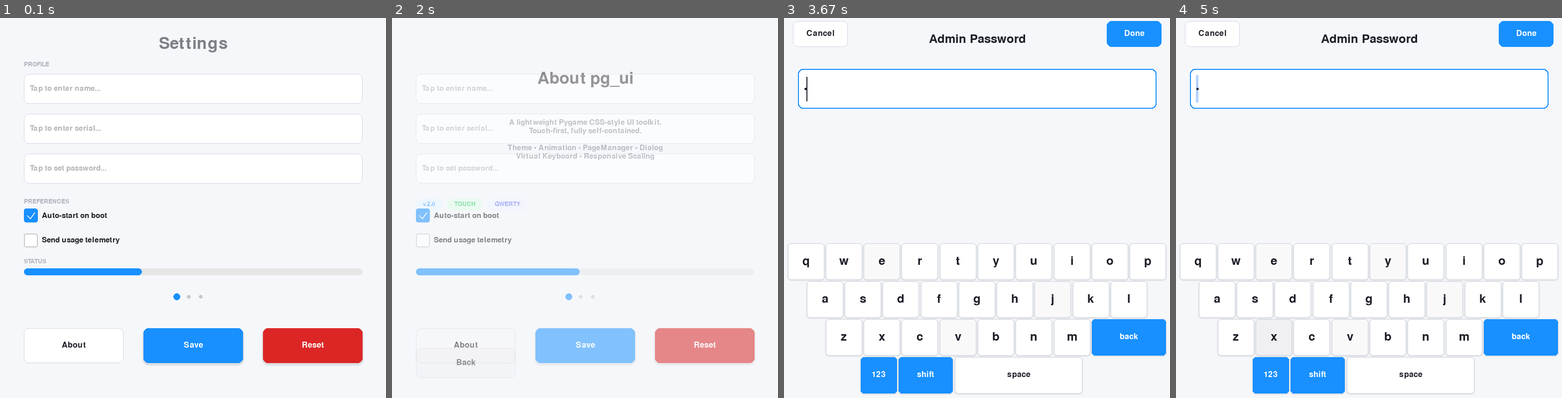
Above: before the commit, frames 1-4 (left to right).
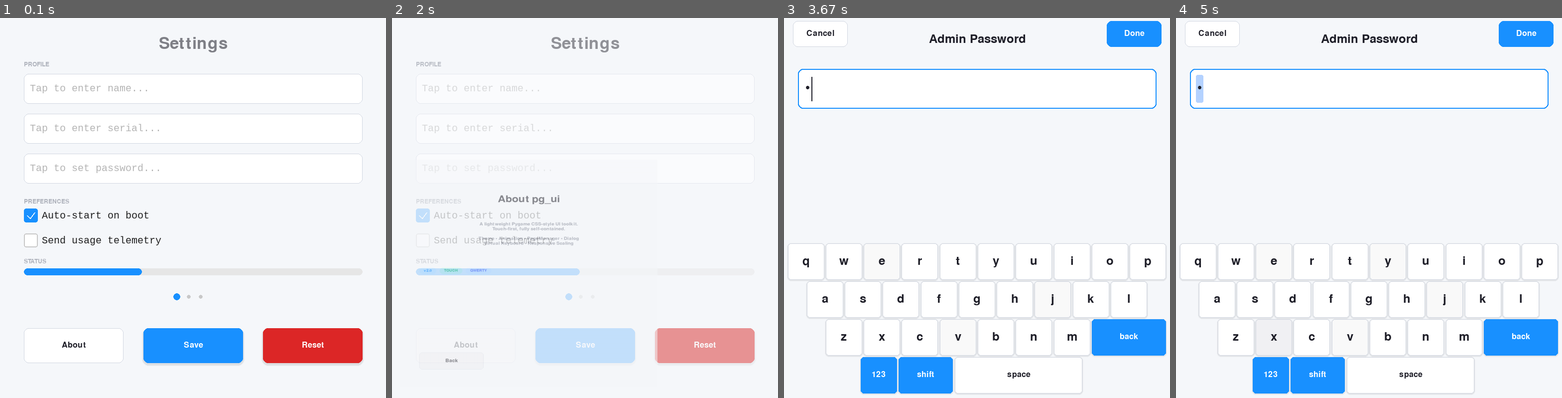
Above: after the commit, the same moments.

Repository: gitlqs/pygame_gui
Game: pygame game, started from demo_app.py
Same seed, same stepped clock (60 frames per second), same inputs: the game is played once before the commit and once after it.
Inputs (mouse positions are in pixels of both pictures, inside the frame that each line leads up to):
- Up to frame 1 (0.1 s): no input
- Up to frame 2 (2 s): press the mouse at (704, 344) at 0.37 s; move the mouse to (689, 215) at 0.47 s; release the mouse at (673, 86) at 0.6 s; click (446, 356) at 0.72 s; press the mouse at (465, 363) at 1.53 s; move the mouse to (534, 227) at 1.63 s; release the mouse at (604, 90) at 1.77 s; click "Back" at 1.88 s
- Up to frame 3 (3.67 s): click "Tap to set password..." at 2.38 s; press the mouse at (1054, 299) at 2.7 s; move the mouse to (969, 238) at 2.8 s; release the mouse at (888, 177) at 2.93 s; press the mouse at (880, 261) at 3.03 s; move the mouse to (942, 196) at 3.13 s; release the mouse at (1004, 132) at 3.27 s; click (961, 348) at 3.38 s
- Up to frame 4 (5 s): click (1241, 71) at 3.72 s; press the mouse at (1241, 71) at 4.03 s; move the mouse to (1241, 94) at 4.13 s; release the mouse at (1241, 120) at 4.27 s; press the mouse at (1388, 261) at 4.37 s; move the mouse to (1442, 230) at 4.47 s; release the mouse at (1496, 200) at 4.6 s; press the mouse at (1272, 337) at 4.7 s; move the mouse to (1380, 310) at 4.8 s; release the mouse at (1488, 280) at 4.93 s

The runs differ from the first frame. In frame 1, 1.1% of the frame differs, in the area x 7-42%, y 17-60%; in frame 2, 6.3%, in the area x 6-71%, y 4-92%; in frame 3, less than 0.1%; in frame 4, 0.1%.

Commit message:
Fix mono font fallback + morph-pop direction + stale fade-in on return
- theme.font(mono=True) was silently falling back to pygame's default
  (non-monospace) when font_path_mono was None. Now falls back to
  pygame.font.SysFont across common mono families (Consolas / Courier New
  / Menlo / Monaco / Liberation Mono / monospace). Caret position math in
  keyboard_input_page now aligns correctly because char_w is uniform.

- page_manager: morph transition on pop was drawing the wrong direction.
  Rewrote the morph branch so 'moving = before' on pop (exiting page
  shrinks back into source_rect) vs. 'moving = after' on push (new page
  grows out of source_rect). Also switched to smoothscale for quality.

- page_manager: push now stashes a copy of source_rect on the pushed page;
  pop auto-retrieves it, so user code just needs `manager.pop(transition=
  'morph')` without passing the rect again. Supports optional explicit
  source_rect override on pop.

- demo_app: TextBox fields now use mono font for visual consistency with
  the keyboard input page. SettingsPage's fade-in + progress sim now run
  ONLY on first enter, so the frozen transition snapshot used during pop
  shows the real UI (not a content_alpha=0 blank page).

Diff:
--- a/demo_app.py
+++ b/demo_app.py
@@ -30,11 +30,14 @@
     def __init__(self, manager):
         super().__init__(manager)
 
-        # Fade-in animation state (applied at draw time)
-        self.content_alpha = 0.0
-
-        # TextBox rows — each opens the keyboard page when tapped
-        font_body = theme.font('body')
+        # Fade-in animation state (animates only on first enter; see on_enter)
+        self.content_alpha = 255.0
+        self._entered_once = False
+
+        # TextBox rows — each opens the keyboard page when tapped.
+        # Mono font keeps caret/selection math trivial and visually matches
+        # the full-screen keyboard input page.
+        font_body = theme.font('body', mono=True)
         tb_style = dict(
             font=font_body,
             border_radius=theme.px(theme.radius_md),
@@ -119,9 +122,13 @@
 
     # ── Lifecycle ──
     def on_enter(self):
+        # Animate only on first entry. On pop-return, keep state fully visible
+        # so the morph transition's frozen snapshot shows the real UI.
+        if self._entered_once:
+            return
+        self._entered_once = True
         self.content_alpha = 0.0
         animator.tween(self, 'content_alpha', 255.0, duration=theme.anim_med, easing='ease_out')
-        # Simulate progress increments over time
         self._sim_progress(0)
 
     def _sim_progress(self, step):
--- a/page_manager.py
+++ b/page_manager.py
@@ -34,18 +34,29 @@
             self.stack[-1].on_leave()
         self.stack.append(page)
         page.on_enter()
+        # Stash a COPY of source_rect on the page so the later pop can morph
+        # back to the same spot automatically.
+        if transition == 'morph' and source_rect is not None:
+            page._morph_source_rect = pygame.Rect(source_rect)
         if transition and len(self.stack) >= 2:
             self._start_transition('push', transition, source_rect, self.stack[-2], page)
 
-    def pop(self, transition=None):
-        """Pop the top page (keeps at least one on the stack)."""
+    def pop(self, transition=None, source_rect=None):
+        """
+        Pop the top page (keeps at least one on the stack).
+
+        If `transition='morph'` and no `source_rect` is passed, the rect stored
+        on the page at push time is reused — so pop automatically morphs back
+        to the widget that triggered the push.
+        """
         if len(self.stack) <= 1:
             return None
         popped = self.stack.pop()
         popped.on_leave()
         self.stack[-1].on_enter()
         if transition:
-            self._start_transition('pop', transition, None, popped, self.stack[-1])
+            sr = source_rect if source_rect is not None else getattr(popped, '_morph_source_rect', None)
+            self._start_transition('pop', transition, sr, popped, self.stack[-1])
         return popped
 
     def replace(self, page, transition='fade'):
@@ -138,18 +149,20 @@
         tr = self._transition
         t = min(1.0, tr['t'] / tr['duration'])
         eased = 1 - (1 - t) ** 3  # ease_out_cubic
-        reverse = (tr['kind'] == 'pop')
-        p = (1 - eased) if reverse else eased
         before, after = tr['before'], tr['after']
         sw, sh = self.screen.get_size()
         ttype = tr['type']
+        reverse = (tr['kind'] == 'pop')
 
         if ttype == 'fade':
+            # Alpha crossfade. Push: new fades in. Pop: old fades out.
+            p = (1 - eased) if reverse else eased
             self.screen.blit(before, (0, 0))
             after.set_alpha(int(255 * p))
             self.screen.blit(after, (0, 0))
 
         elif ttype == 'slide':
+            p = (1 - eased) if reverse else eased
             shift = int(sw * p)
             self.screen.blit(before, (-shift, 0))
             self.screen.blit(after, (sw - shift, 0))
@@ -157,23 +170,39 @@
         elif ttype == 'morph':
             sr = tr['source_rect']
             if sr is None:
-                # graceful fallback if no source_rect given
+                # No source rect (e.g. pop without stashed rect) → fall back to fade.
+                p = (1 - eased) if reverse else eased
                 self.screen.blit(before, (0, 0))
                 after.set_alpha(int(255 * p))
                 self.screen.blit(after, (0, 0))
                 return
-            # Old page fades out
-            before.set_alpha(int(255 * (1 - p)))
-            self.screen.blit(before, (0, 0))
-            # New page grows from source_rect to full screen
-            cx = sr.centerx + (sw / 2 - sr.centerx) * p
-            cy = sr.centery + (sh / 2 - sr.centery) * p
-            target_w = int(sr.w + (sw - sr.w) * p)
-            target_h = int(sr.h + (sh - sr.h) * p)
-            # Use fast scale during motion (quality loss invisible mid-animation)
-            scaled = pygame.transform.scale(after, (max(1, target_w), max(1, target_h)))
-            scaled.set_alpha(int(255 * min(1.0, p * 1.5)))  # fade in faster than scale
-            self.screen.blit(scaled, (int(cx - target_w / 2), int(cy - target_h / 2)))
+
+            # `mp` = morph progress of the moving page:
+            #   mp=0 → size/pos of source_rect (tiny)
+            #   mp=1 → size/pos of full screen
+            # Push: mp 0→1 (new page grows OUT of source_rect to fill screen).
+            # Pop:  mp 1→0 (exiting page shrinks BACK into source_rect).
+            if reverse:
+                mp = 1 - eased
+                # The returning-to page is the static "destination" behind.
+                # Fade it in as the exiting page shrinks away.
+                after.set_alpha(int(255 * eased))
+                self.screen.blit(after, (0, 0))
+                moving = before
+            else:
+                mp = eased
+                # The old page stays put, fades out under the growing new page.
+                before.set_alpha(int(255 * (1 - mp)))
+                self.screen.blit(before, (0, 0))
+                moving = after
+
+            tgt_w = max(1, int(sr.w + (sw - sr.w) * mp))
+            tgt_h = max(1, int(sr.h + (sh - sr.h) * mp))
+            cx = sr.centerx + (sw / 2 - sr.centerx) * mp
+            cy = sr.centery + (sh / 2 - sr.centery) * mp
+            scaled = pygame.transform.smoothscale(moving, (tgt_w, tgt_h))
+            scaled.set_alpha(int(255 * mp))
+            self.screen.blit(scaled, (int(cx - tgt_w / 2), int(cy - tgt_h / 2)))
         else:
             # unknown / no-op
             self.screen.blit(after, (0, 0))
--- a/theme.py
+++ b/theme.py
@@ -115,7 +115,11 @@
 
     Args:
         name_or_size: one of FONT_SIZES keys or an int design-px size.
-        mono: use monospace font (requires `font_path_mono` set).
+        mono: use monospace font. If `font_path_mono` is set, loads that TTF;
+              otherwise falls back to a SysFont lookup across common mono
+              families (Consolas / Courier New / Liberation Mono / Menlo /
+              Monaco). pygame's default is NOT monospace, so we can't just
+              pass None to Font() for mono.
     """
     if isinstance(name_or_size, str):
         size_design = FONT_SIZES.get(name_or_size, 22)
@@ -123,11 +127,21 @@
         size_design = int(name_or_size)
     size_actual = max(8, int(size_design * scale))
     key = (size_actual, mono)
-    if key not in _font_cache:
-        path = font_path_mono if mono else font_path
-        try:
-            _font_cache[key] = pygame.font.Font(path, size_actual)
-        except Exception:
-            # Fallback to default if custom font fails
-            _font_cache[key] = pygame.font.Font(None, size_actual)
-    return _font_cache[key]
+    if key in _font_cache:
+        return _font_cache[key]
+
+    path = font_path_mono if mono else font_path
+    try:
+        if path:
+            f = pygame.font.Font(path, size_actual)
+        elif mono:
+            f = pygame.font.SysFont(
+                'consolas,couriernew,liberationmono,menlo,monaco,monospace',
+                size_actual,
+            )
+        else:
+            f = pygame.font.Font(None, size_actual)
+    except Exception:
+        f = pygame.font.Font(None, size_actual)
+    _font_cache[key] = f
+    return f
